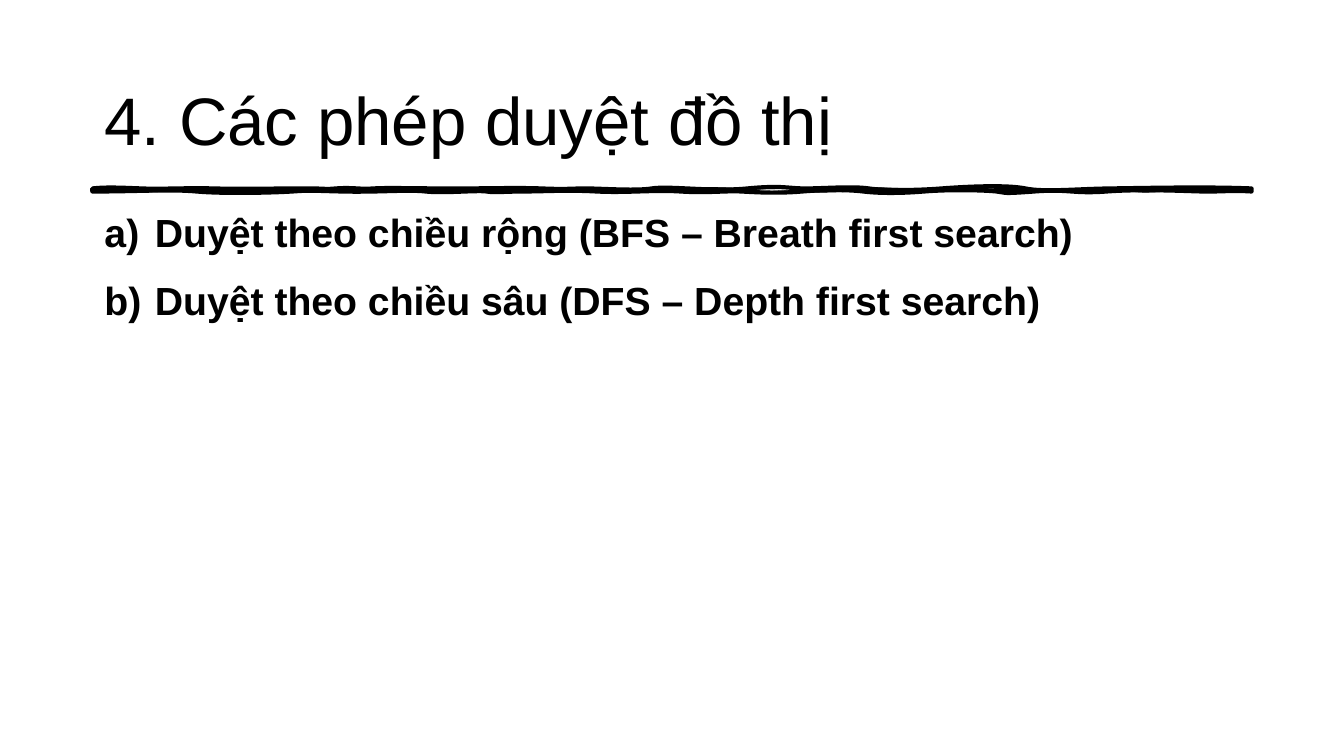
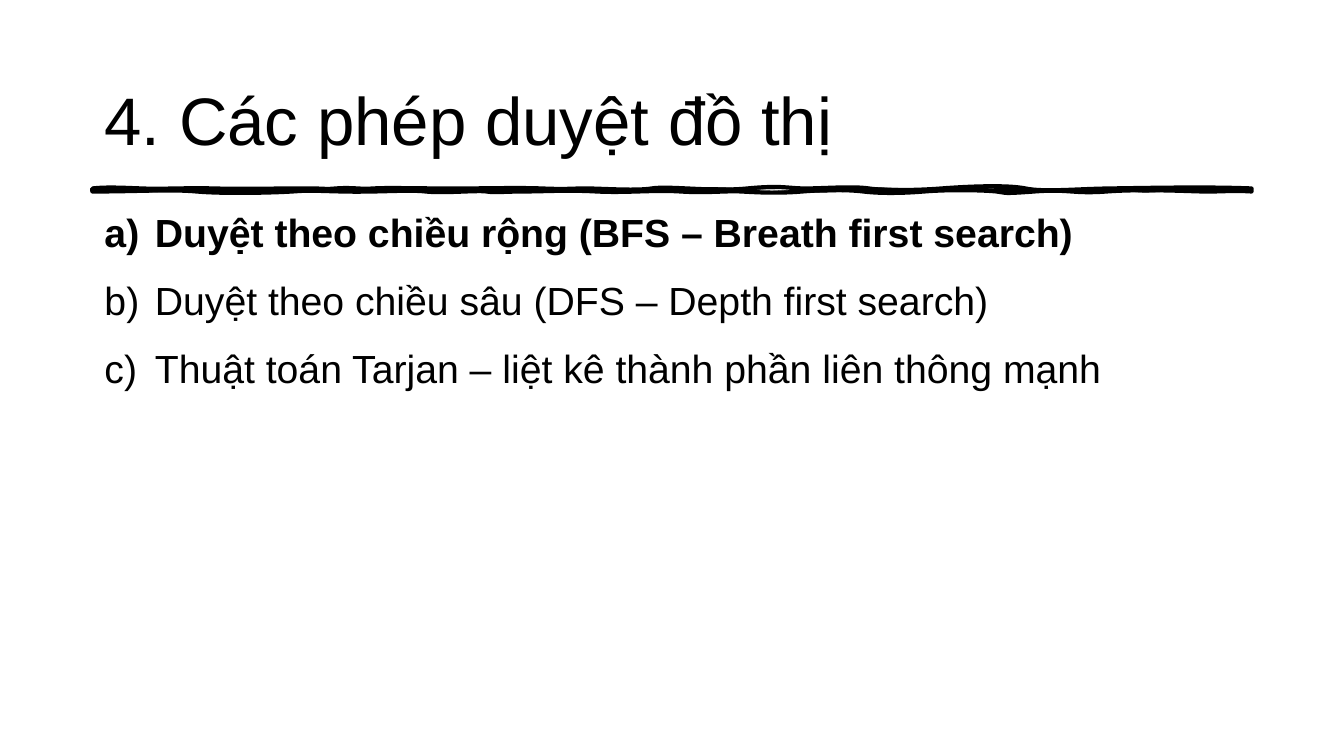
Before and after one commit to thathcmus/CTDL_GT, a slide deck: slide 15 of Cau_Truc_Du_Lieu_Do_Thi_Va_Ung_Dung.pptx (slide 7 before the commit). Drawn at 1344x756 pixels with LibreOffice and Linux fonts; fonts in the diff are those of the drawing. Boxes give left, top, right and bottom in pixels: in the first picture for what was removed or moved away, otherwise in the second. Text is boxed around its words. In the diff, an @@ line names an element or a change of style, - is before the commit and + after.

```diff
--- a/Cau_Truc_Du_Lieu_Do_Thi_Va_Ung_Dung.pptx
+++ b/Cau_Truc_Du_Lieu_Do_Thi_Va_Ung_Dung.pptx
@@ text at box(155, 285, 989, 323): bold off in "Duyệt theo chiều sâu (DFS – Depth ..." @@
@@ text at box(155, 353, 1101, 391): paragraph added @@
+c) Thuật toán Tarjan – liệt kê thành phần liên thông mạnh
```
Also in this commit, not shown: 3 other slides changed, 29 slides added, 5 other files.
